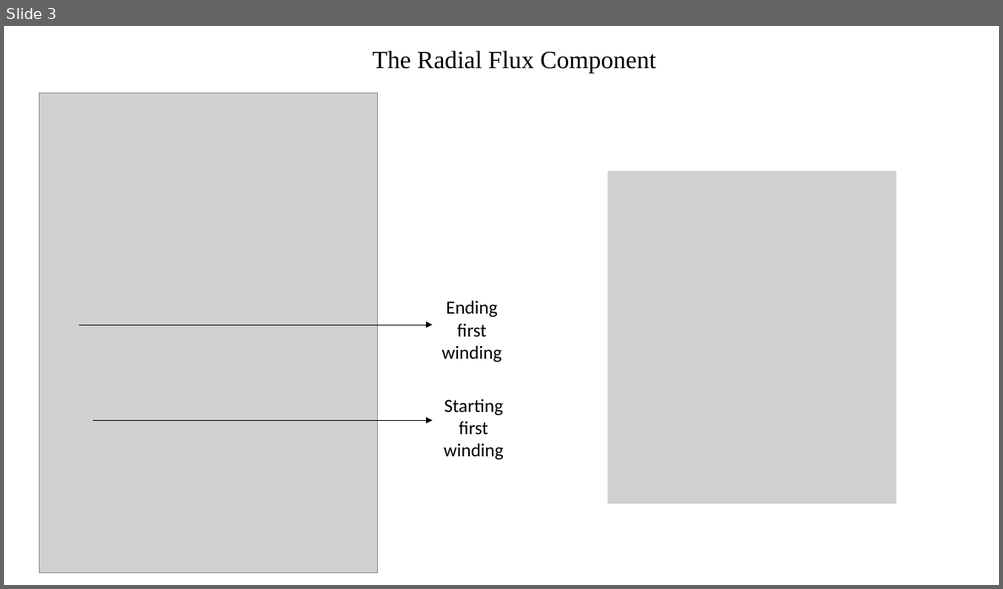
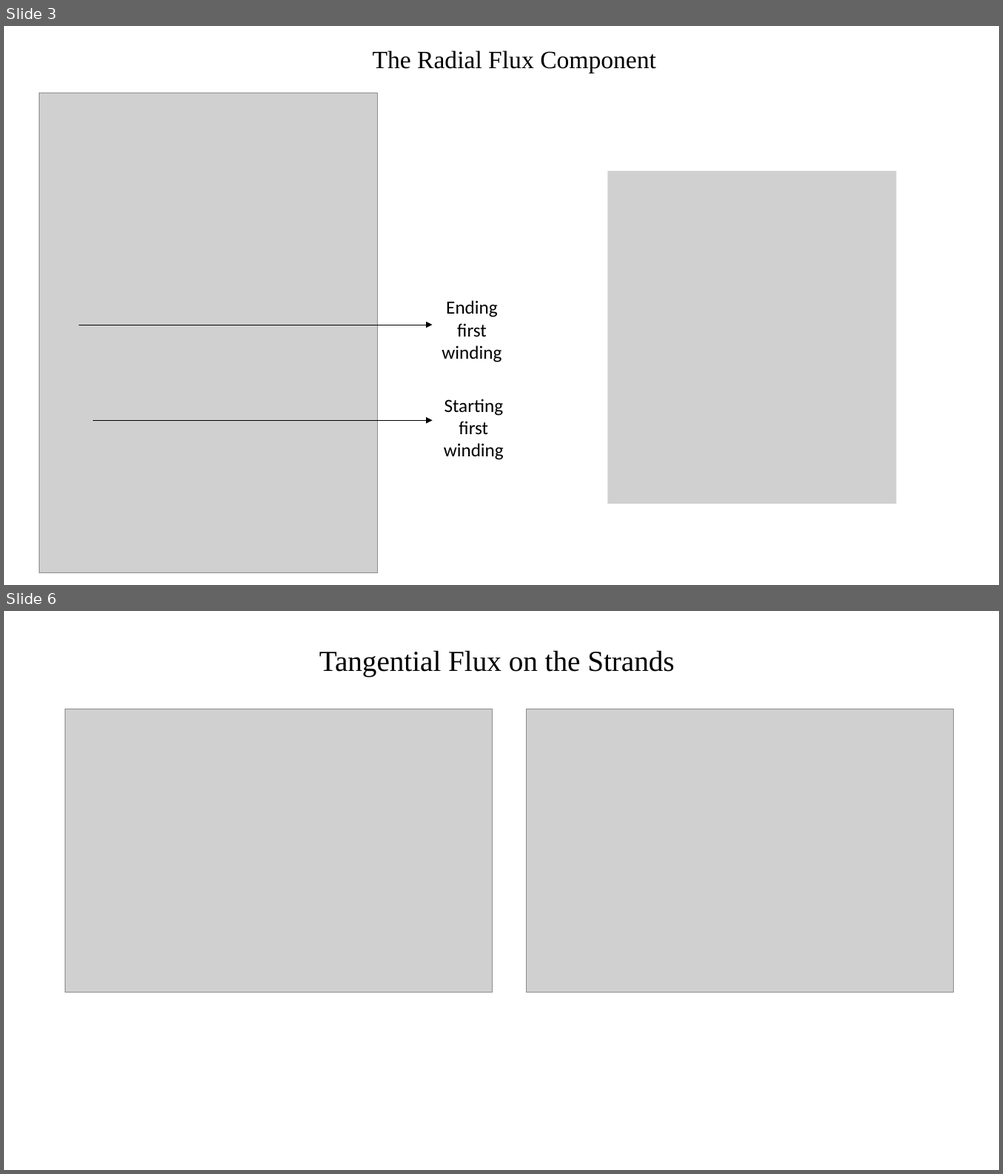
Before and after one commit to EnesAyaz/Studies, a slide deck: Roebel/Presentation.pptx. Shown one above the other, each under a label of ours: slide 3 before the commit, slides 3 and 6 after it; the slides between them are not shown. The pictures are 1003x589 and 1003x1174 pixels, drawn with LibreOffice and Linux fonts; fonts in the diff are those of the drawing; grey boxes stand for pictures. Boxes give left, top, right and bottom in pixels: in the first picture for what was removed or moved away, otherwise in the second. Text is boxed around its words. In the diff, an @@ line names an element or a change of style, - is before the commit and + after.

Commit message:
roebel winding codes
for different strand numbers, I will calculate DC resistance, skinf effect resistance , and circulating current

```diff
--- a/Roebel/Presentation.pptx
+++ b/Roebel/Presentation.pptx
@@ slide 6 added at box(4, 611, 999, 1170), background #FFFFFF @@
@@ text added at box(319, 650, 674, 677), 28 pt, text #000000 @@
+Tangential Flux on the Strands
@@ picture added at box(65, 709, 492, 992) @@
@@ picture added at box(526, 709, 954, 992) @@
```
Also in this commit, not shown: 1 slide changed, 4 other slides added, 9 other files.
